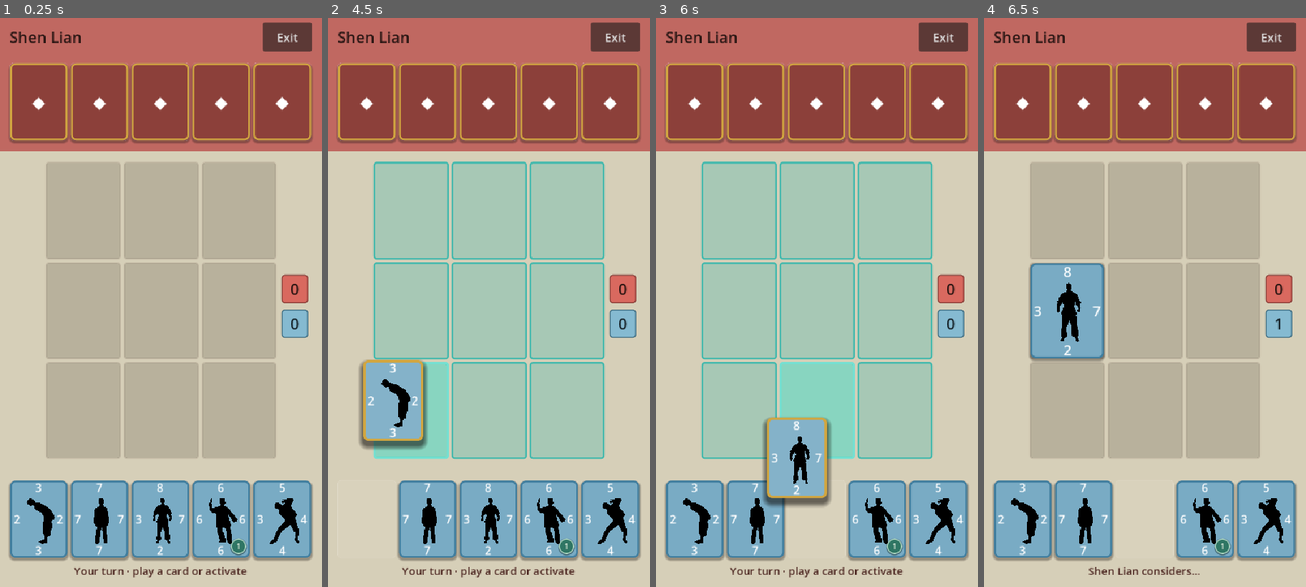
Above: before the commit, frames 1-4 (left to right).
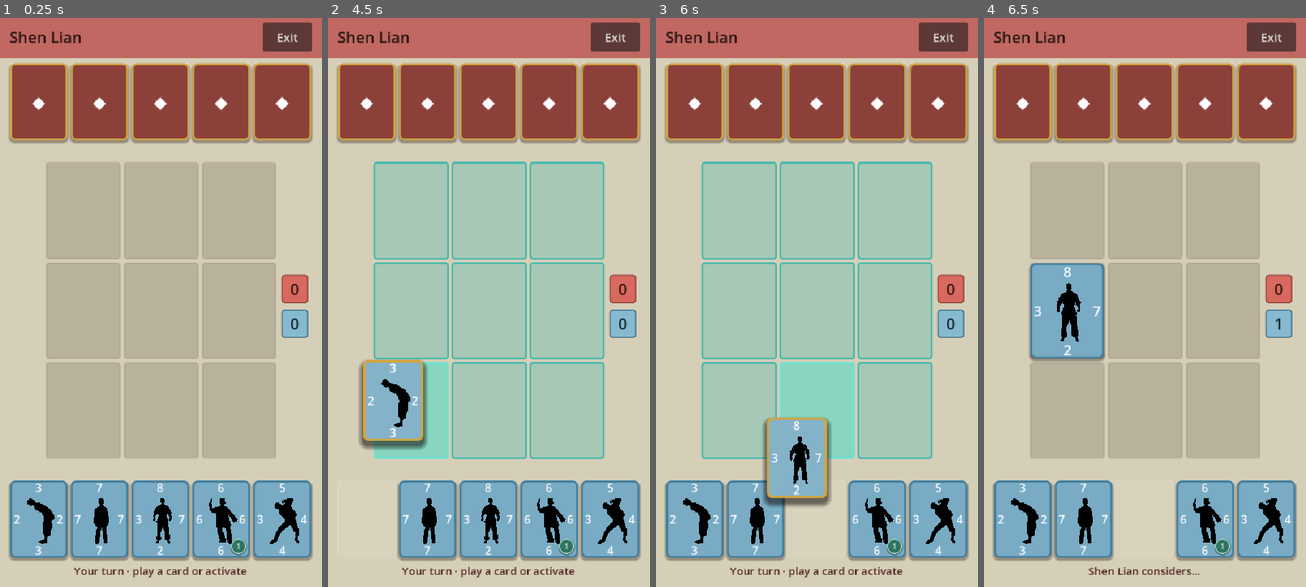
Above: after the commit, the same moments.

Repository: YLMstring/WuXiaCard
Game: Godot game, scene res://main.tscn
The game is run twice, just before and just after one commit, with the same random seed, the same clock (stepped at 60 frames per second) and the same inputs.
Inputs (mouse positions are in pixels of both pictures, inside the frame that each line leads up to):
- Up to frame 1 (0.25 s): no input
- Up to frame 2 (4.5 s): tap Enter at 0.5, 2, 3.5 s; drag from (366, 103) to (521, 171) at 0.52 s; tap Space at 1.25, 2.75, 4.25 s; drag from (427, 103) to (472, 416) at 1.27 s; move the mouse to (489, 103) at 2.02 s; click (489, 103) at 2.17 s; drag from (550, 103) to (392, 217) at 2.77 s; drag from (611, 103) to (505, 302) at 3.52 s; drag from (366, 518) to (440, 154) at 4.27 s
- Up to frame 3 (6 s): move the mouse to (755, 518) at 5.02 s; click (755, 518) at 5.17 s; drag from (817, 518) to (752, 330) at 5.77 s
- Up to frame 4 (6.5 s): no input

The runs differ from the first frame. In frame 1, 4.6% of the frame differs, in the area x 0-100%, y 7-24%; in frame 2, 4.6%; in frame 3, 4.6%; in frame 4, 4.6%.

Commit message:
Update duel.tscn

Diff:
--- a/scenes/duel.tscn
+++ b/scenes/duel.tscn
@@ -26,7 +26,7 @@
 layout_mode = 1
 anchors_preset = 10
 anchor_right = 1.0
-offset_bottom = 230.0
+offset_bottom = 75.0
 grow_horizontal = 2
 mouse_filter = 2
 color = Color(0.72, 0.25, 0.25, 0.72)
